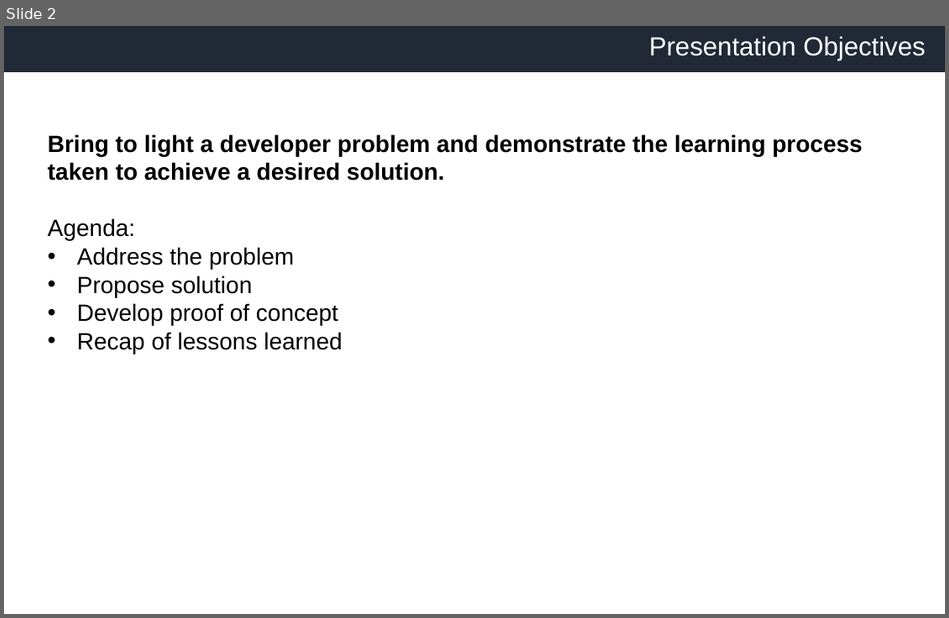
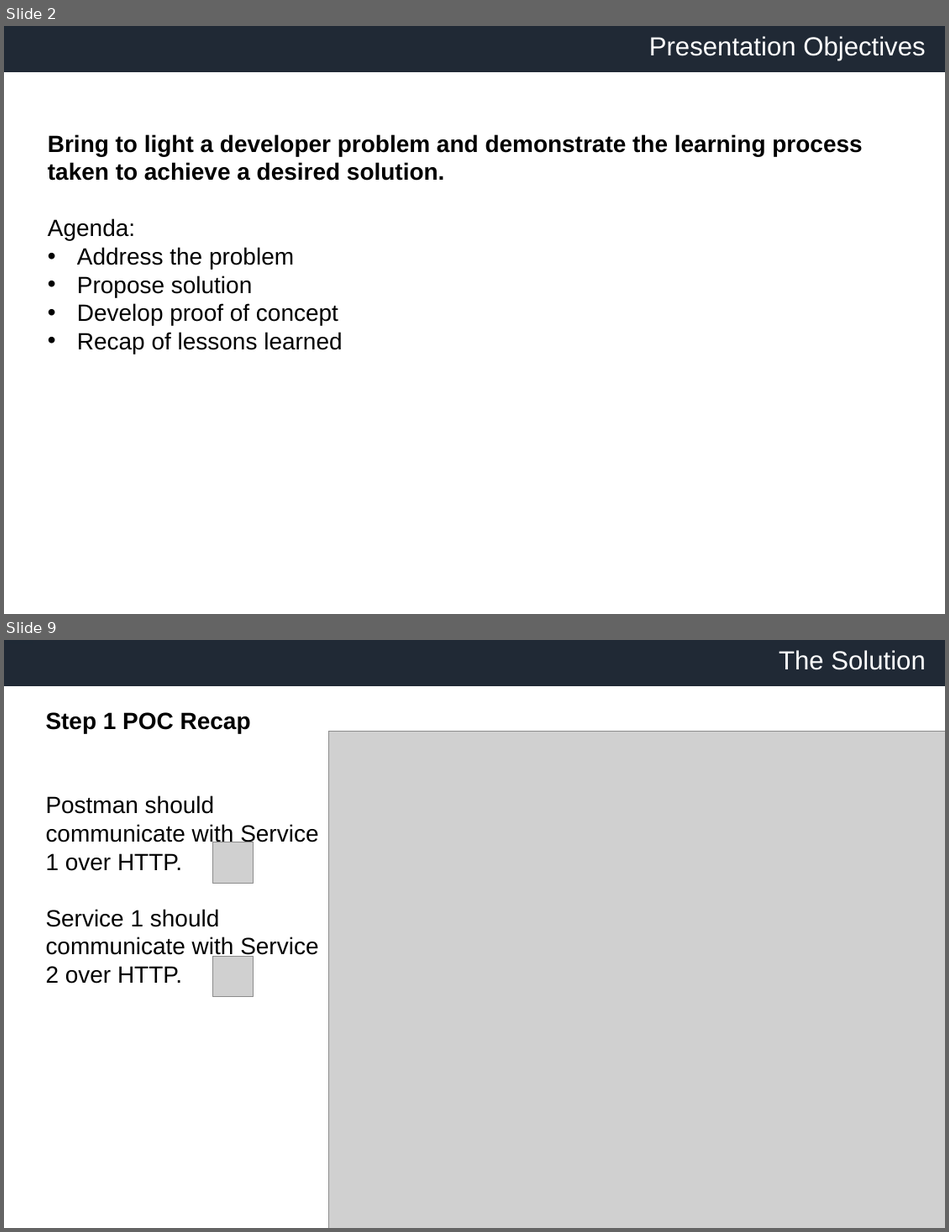
Before and after one commit to slomangino123/load-balanced-services, a slide deck: presentation.pptx. Shown one above the other, each under a label of ours: slide 2 before the commit, slides 2 and 9 after it; the slides between them are not shown. The pictures are 949x618 and 949x1232 pixels, drawn with LibreOffice and Linux fonts; fonts in the diff are those of the drawing; grey boxes stand for pictures; background and template pictures are left out. Boxes give left, top, right and bottom in pixels: in the first picture for what was removed or moved away, otherwise in the second. Text is boxed around its words. In the diff, an @@ line names an element or a change of style, - is before the commit and + after.

```diff
--- a/presentation.pptx
+++ b/presentation.pptx
@@ slide 9 added at [4,640,945,1228], background #FFFFFF; not listed: 2 template elements that a slide beside it also shows @@
@@ text added at [778,650,925,670], 20 pt, text #FFFFFF @@
+The Solution
@@ text added at [46,712,318,984], 18 pt, text #000000 @@
+Step 1 POC Recap
+Postman should communicate with Service 1 over HTTP.
+Service 1 should communicate with Service 2 over HTTP.
@@ picture added at [328,732,945,1228] @@
@@ picture added at [213,842,253,883] @@
@@ picture added at [213,956,253,996] @@
```
Also in this commit, not shown: 4 slides changed, 13 other slides added.
